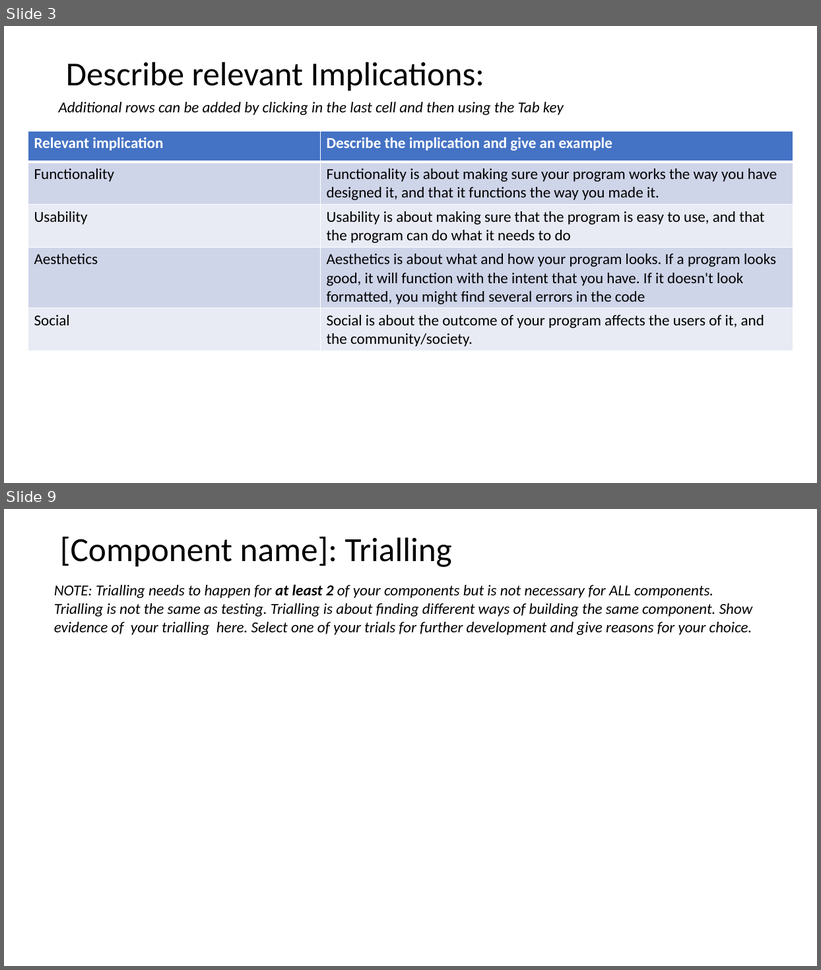
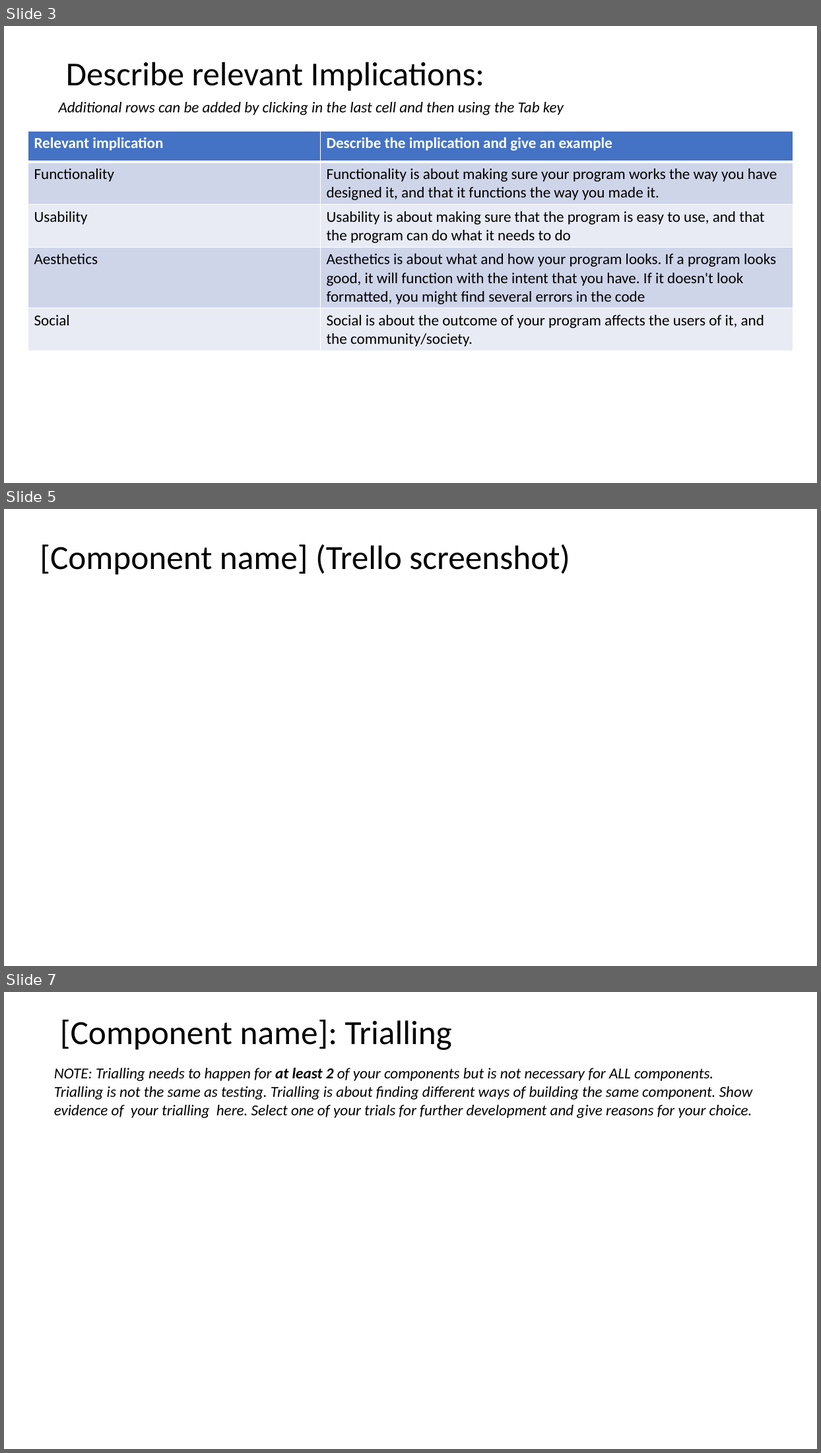
Before and after one commit to joshbatmiddleton/Lucky-Unicorn, a slide deck: Lucky Unicorn Documentation.pptx. Shown one above the other, each under a label of ours: slides 3 and 9 before the commit, slides 3, 5 and 7 after it; the slides between them are not shown. The pictures are 821x970 and 821x1453 pixels, drawn with LibreOffice and Linux fonts; fonts in the diff are those of the drawing. Boxes give left, top, right and bottom in pixels: in the first picture for what was removed or moved away, otherwise in the second. Text is boxed around its words. In the diff, an @@ line names an element or a change of style, - is before the commit and + after.

```diff
--- a/Lucky Unicorn Documentation.pptx
+++ b/Lucky Unicorn Documentation.pptx
@@ slide 5 added at <box>4,509,817,966</box>, background #FFFFFF @@
@@ title added at <box>40,544,570,575</box>, 40 pt, text #000000 @@
+[Component name] (Trello screenshot)
@@ what was slide 9 is now slide 7 @@
```
Also in this commit, not shown: 4 slides changed, 2 slides removed, 2 other files.
